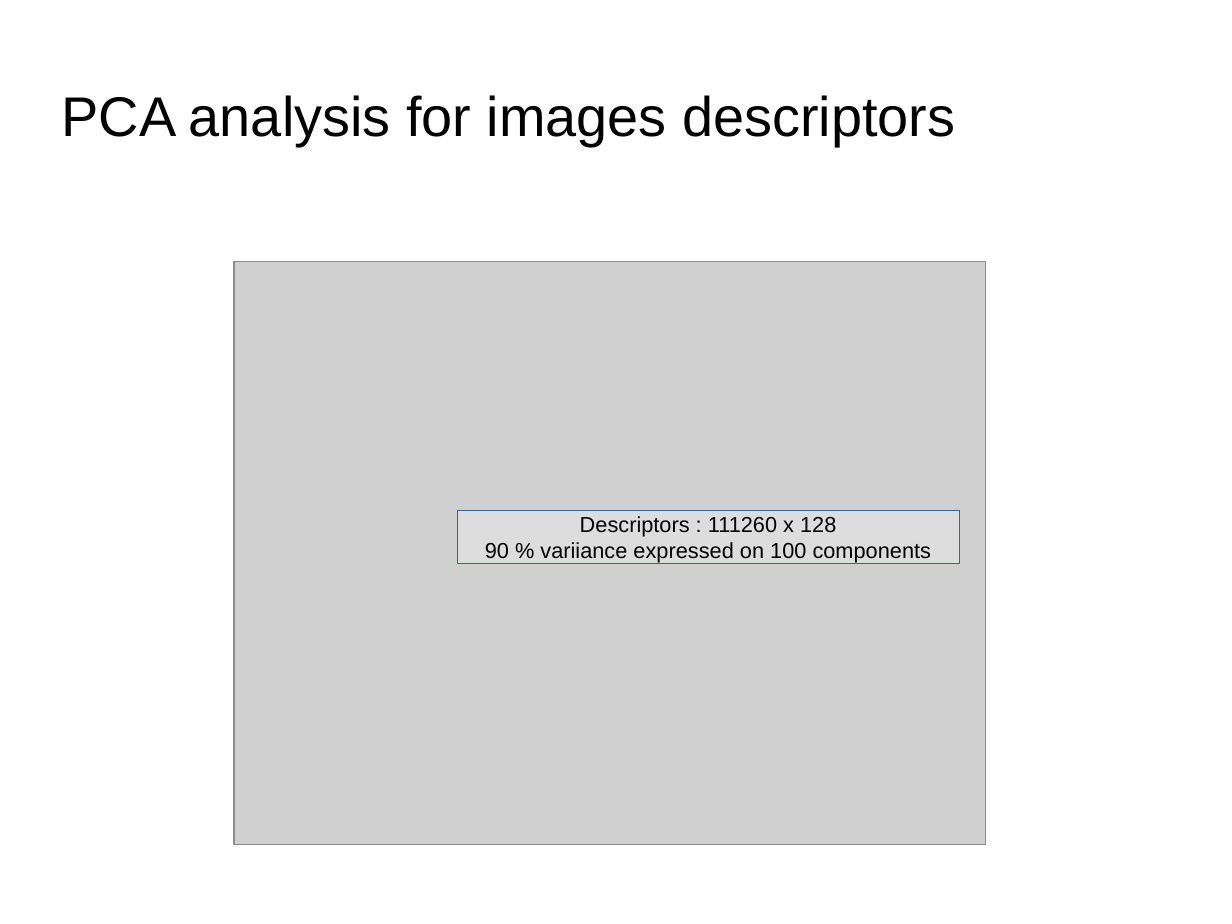
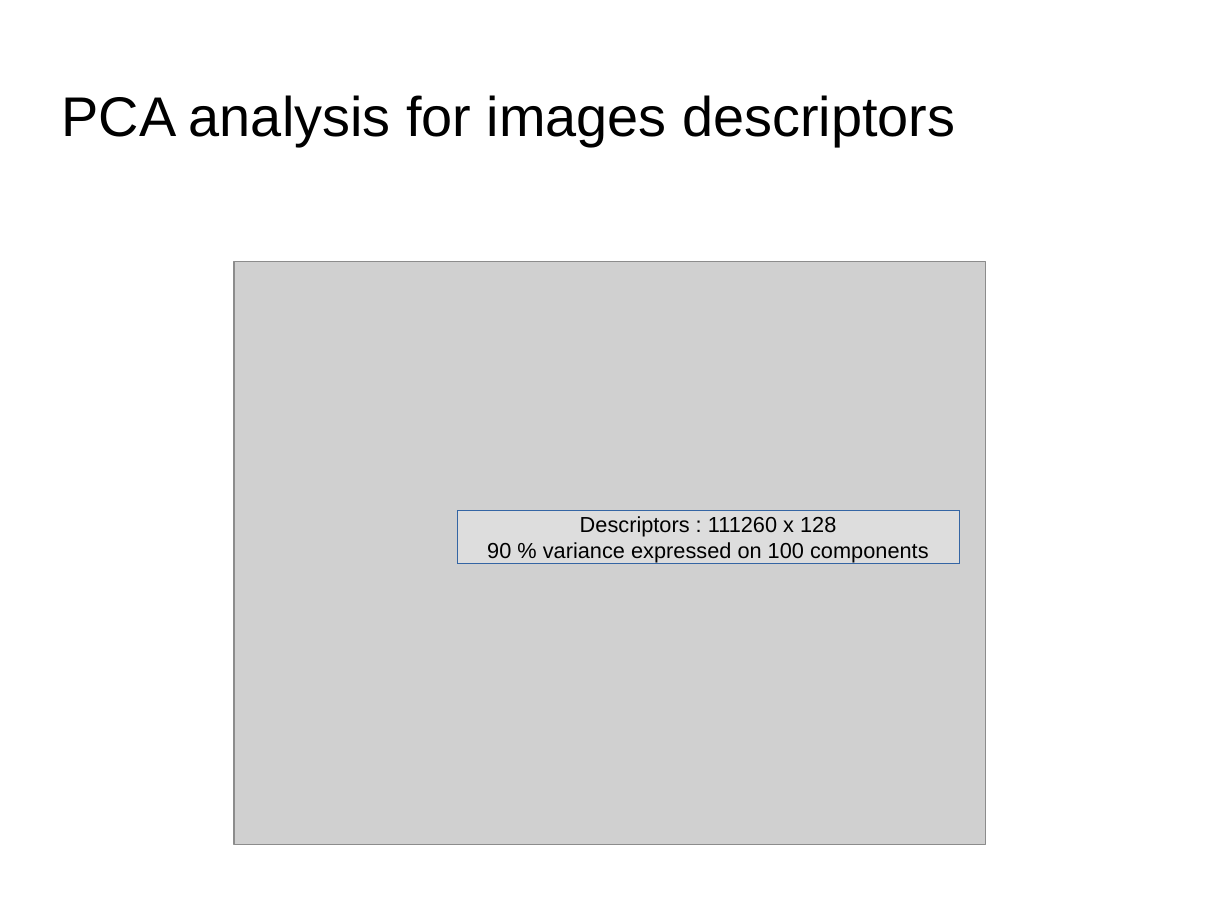
Before and after one commit to dataforcast/OC_Datascientist, a slide deck: slide 8 of P7/report/Openclassrooms_ParcoursDatascientist_P7-V1.odp. Drawn at 1232x924 pixels with LibreOffice and Linux fonts; fonts in the diff are those of the drawing; grey boxes stand for pictures; background and template pictures are left out. Boxes give left, top, right and bottom in pixels: in the first picture for what was removed or moved away, otherwise in the second. Text is boxed around its words. In the diff, an @@ line names an element or a change of style, - is before the commit and + after.

```diff
--- a/P7/report/Openclassrooms_ParcoursDatascientist_P7-V1.odp
+++ b/P7/report/Openclassrooms_ParcoursDatascientist_P7-V1.odp
@@ text in rectangle at (x1=487, y1=542, x2=929, y2=563): text changed @@
-90 % variiance expressed on 100 components
+90 % variance expressed on 100 components
```
Also in this commit, not shown: 7 slides added, 2 slides removed, 4 other files.
